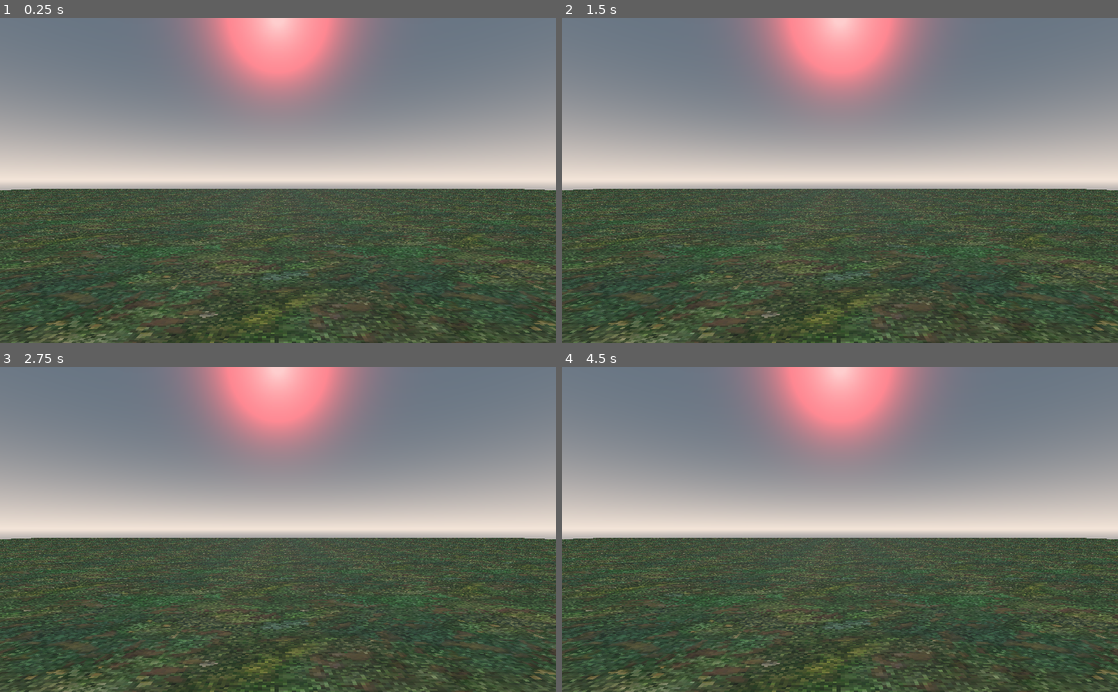
Above: before the commit, frames 1-4 (two rows, left to right).
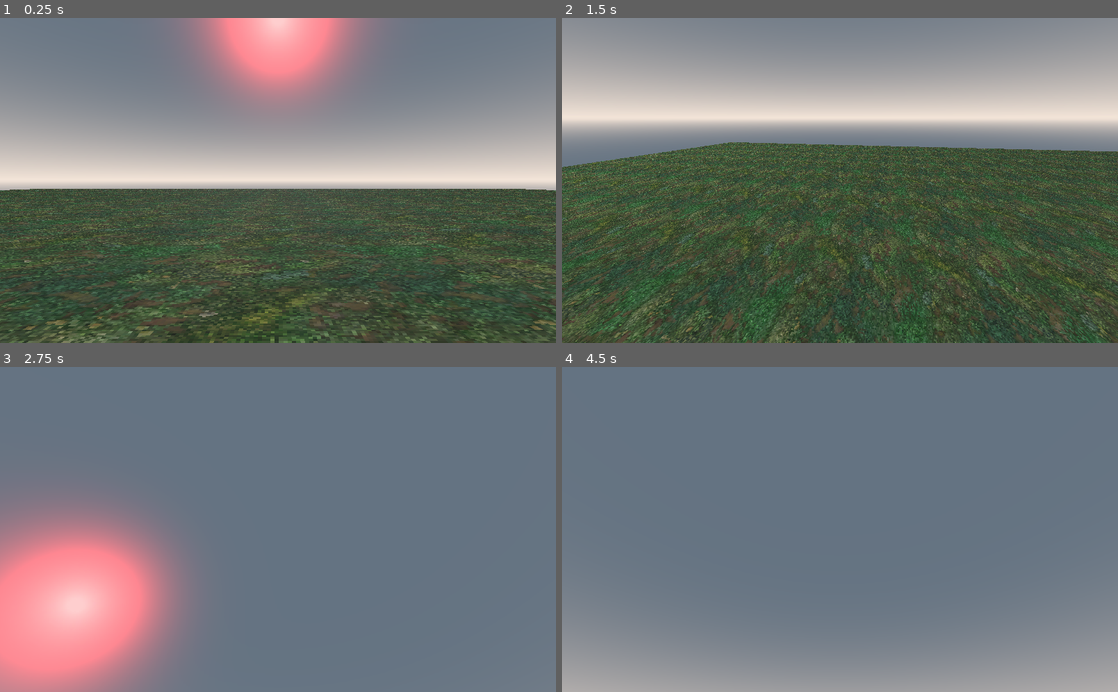
Above: after the commit, the same moments.

Repository: steventuckness/FPS-Course
Game: Godot game, scene res://World.tscn
The game is run twice, just before and just after one commit, with the same random seed, the same clock (stepped at 60 frames per second) and the same inputs.
Inputs (mouse positions are in pixels of both pictures, inside the frame that each line leads up to):
- Up to frame 1 (0.25 s): no input
- Up to frame 2 (1.5 s): tap Enter at 0.5 s; move the mouse to (962, 164) at 0.52 s; hold D (move_right) 0.53-1.28 s; tap Space (jump) at 0.6, 0.77, 1.07, 1.35 s; move the mouse to (728, 196) at 1.27 s; hold S (move_backwards) from 1.28 s (still down)
- Up to frame 3 (2.75 s): tap Space (jump) at 1.52, 1.82, 2.1 s; move the mouse to (333, 458) at 2.02 s; release S (move_backwards) at 2.03 s; hold D (move_right) from 2.03 s (still down)
- Up to frame 4 (4.5 s): tap Space (jump) at 2.75, 2.85, 3.02, 3.32, 3.6, 3.77, 4.07, 4.35 s; move the mouse to (812, 594) at 2.77 s; release D (move_right) at 2.78 s; hold W (move_forwards) 2.78-3.53 s; move the mouse to (1006, 578) at 3.52 s; hold A (move_left) from 3.53 s (still down); move the mouse to (673, 480) at 4.27 s

The runs differ from the first frame. In frame 1, 8.8% of the frame differs, in the area x 0-100%, y 52-100%; in frame 2, 65%; in frame 3, 86%; in frame 4, 86%, in the area x 0-100%, y 0-100%.

Commit message:
add player controls

Diff:
--- a/World.tscn
+++ b/World.tscn
@@ -3,7 +3,7 @@
 [ext_resource path="res://environment/raw_assets/grass_lowres.png" type="Texture" id=1]
 [ext_resource path="res://environment/assets/brickwall.tscn" type="PackedScene" id=2]
 [ext_resource path="res://environment/assets/shed.tscn" type="PackedScene" id=3]
-[ext_resource path="res://player/Player.tscn" type="PackedScene" id=4]
+[ext_resource path="res://characters/player/Player.tscn" type="PackedScene" id=4]
 
 [sub_resource type="CubeMesh" id=1]
 size = Vector3( 100, 2, 100 )
--- /dev/null
+++ b/characters/CharacterMover.gd
@@ -0,0 +1,57 @@
+extends Spatial
+
+var body_to_move : KinematicBody = null
+
+export var move_accel = 4
+export var max_speed = 25
+var drag = 0.0
+export var jump_force = 30
+export var gravity = 60
+
+var pressed_jump = false
+var move_vec: Vector3
+var velocity: Vector3
+var snap_vec: Vector3
+export var ignore_rotation = false
+
+signal movement_info
+
+var frozen = false
+
+func _ready():
+	drag = float(move_accel) / max_speed
+
+func init(_body_to_move: KinematicBody):
+	body_to_move = _body_to_move
+
+func jump():
+	pressed_jump = true
+
+func set_move_vec(_move_vec: Vector3):
+	move_vec = _move_vec.normalized()
+
+func _physics_process(delta):
+	if frozen:
+		return
+	var cur_move_vec = move_vec
+	if !ignore_rotation:
+		cur_move_vec = cur_move_vec.rotated(Vector3.UP, body_to_move.rotation.y)
+	velocity += move_accel * cur_move_vec - velocity * Vector3(drag, 0, drag) + gravity * Vector3.DOWN * delta
+	velocity = body_to_move.move_and_slide_with_snap(velocity, snap_vec, Vector3.UP)
+
+	var grounded = body_to_move.is_on_floor()
+	if grounded:
+		velocity.y = -0.01
+	if grounded and pressed_jump:
+		velocity.y = jump_force
+		snap_vec = Vector3.ZERO
+	else:
+		snap_vec = Vector3.DOWN
+	pressed_jump = false
+	emit_signal("movement_info", velocity, grounded)
+
+func freeze():
+	frozen = true
+
+func unfreeze():
+	frozen = false
--- /dev/null
+++ b/characters/player/Player.gd
@@ -0,0 +1,33 @@
+extends KinematicBody
+
+export var mouse_sens = 0.5
+
+onready var camera = $Camera
+onready var character_mover = $CharacterMover
+
+func _ready():
+	Input.set_mouse_mode(Input.MOUSE_MODE_CAPTURED)
+	character_mover.init(self)
+
+func _process(_delta):
+	if Input.is_action_just_pressed("exit"):
+		get_tree().quit()
+
+	var move_vec = Vector3()
+	if Input.is_action_pressed("move_forwards"):
+		move_vec += Vector3.FORWARD
+	if Input.is_action_pressed("move_backwards"):
+		move_vec += Vector3.BACK
+	if Input.is_action_pressed("move_left"):
+		move_vec += Vector3.LEFT
+	if Input.is_action_pressed("move_right"):
+		move_vec += Vector3.RIGHT
+	character_mover.set_move_vec(move_vec)
+	if Input.is_action_just_pressed("jump"):
+		character_mover.jump()
+
+func _input(event):
+	if event is InputEventMouseMotion:
+		rotation_degrees.y -= mouse_sens * event.relative.x
+		camera.rotation_degrees.x -= mouse_sens * event.relative.y
+		camera.rotation_degrees.x = clamp(camera.rotation_degrees.x, -90, 90)
--- a/player/Player.tscn
+++ b/characters/player/Player.tscn
@@ -1,6 +1,7 @@
-[gd_scene load_steps=3 format=2]
+[gd_scene load_steps=4 format=2]
 
-[ext_resource path="res://player/Player.gd" type="Script" id=1]
+[ext_resource path="res://characters/CharacterMover.gd" type="Script" id=1]
+[ext_resource path="res://characters/player/Player.gd" type="Script" id=2]
 
 [sub_resource type="CapsuleShape" id=1]
 radius = 0.5
@@ -8,7 +9,7 @@
 [node name="Player" type="KinematicBody"]
 collision_layer = 2147483650
 collision_mask = 3
-script = ExtResource( 1 )
+script = ExtResource( 2 )
 
 [node name="CollisionShape" type="CollisionShape" parent="."]
 transform = Transform( 1, 0, 0, 0, -1.62921e-07, -1, 0, 1, -1.62921e-07, 0, 1.00252, 0 )
@@ -17,3 +18,6 @@
 [node name="Camera" type="Camera" parent="."]
 transform = Transform( 1, 0, 0, 0, 1, 0, 0, 0, 1, 0, 1.75, 0 )
 current = true
+
+[node name="CharacterMover" type="Spatial" parent="."]
+script = ExtResource( 1 )
--- a/player/Player.gd
+++ /dev/null
@@ -1,5 +0,0 @@
-extends KinematicBody
-
-func _process(delta):
-	if Input.is_action_just_pressed("exit"):
-		get_tree().quit()
